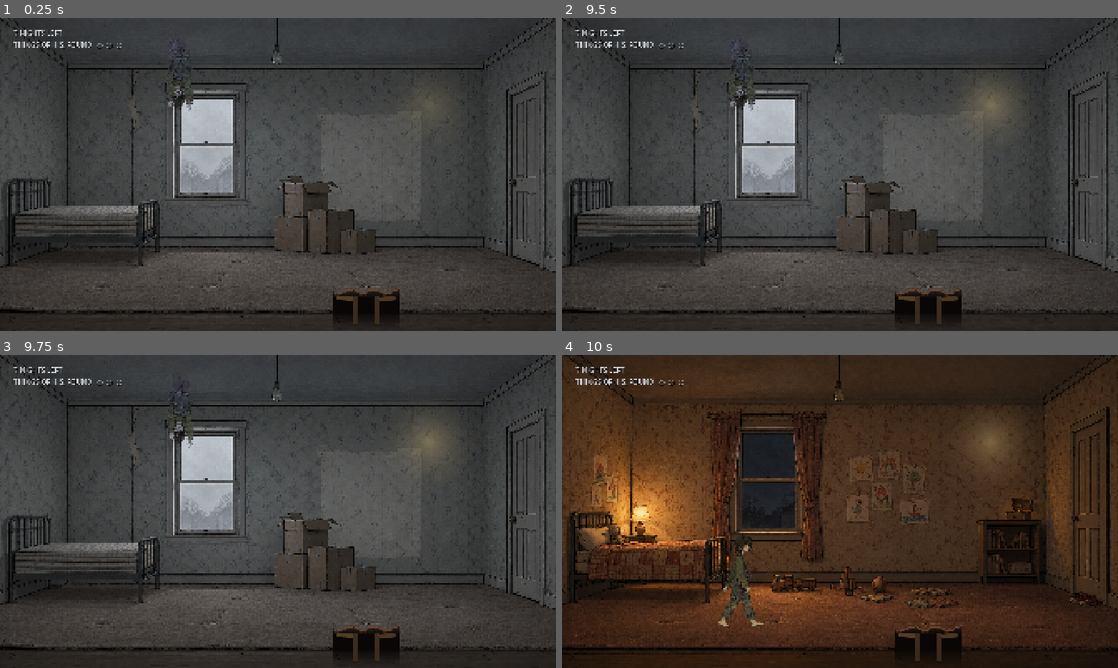
Above: before the commit, frames 1-4 (two rows, left to right).
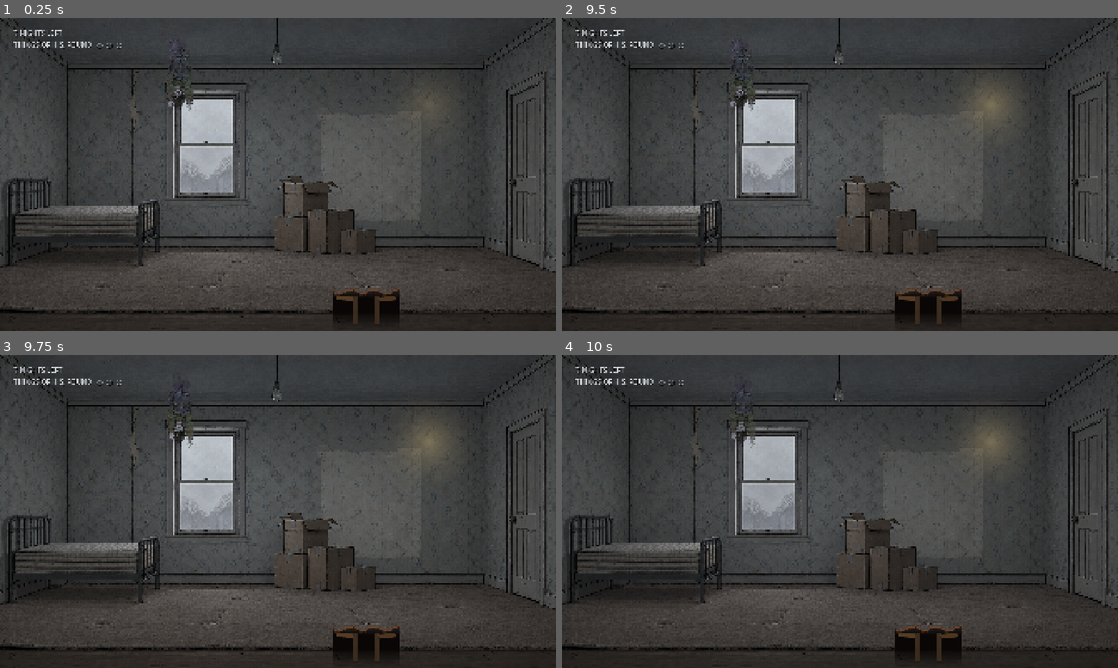
Above: after the commit, the same moments.

Repository: narasimhareddyvalam/walker-houseghost-narasimha-v
Game: Godot game, scene res://scenes/Bedroom.tscn
The game is run twice, just before and just after one commit, with the same random seed, the same clock (stepped at 60 frames per second) and the same inputs. Sound files missing from this copy of the repository are replaced by a short silence.
Inputs:
- Up to frame 1 (0.25 s): no input
- Up to frame 2 (9.5 s): hold E (contact) 0.53-1.28 s; hold Right (move_right) 0.53-2.03 s; tap Space (jump) at 0.77, 1.07, 1.52, 1.82, 3.02, 3.32, 3.77, 4.07, 4.52, 4.82, 6.02, 6.32, 6.77, 7.07, 7.52, 7.82, 9.02, 9.32 s; tap Enter at 1.25 s; tap F (flip_world) every 1.5 s from 1.35 to 8.85 s; hold Left (move_left) 2.03-2.78 s; hold E (contact) 2.03-2.78 s; hold Right (move_right) 2.78-4.28 s; tap R (restart) at 3.5, 5.75, 7.25, 8 s; hold E (contact) 3.53-4.28 s; hold Left (move_left) 4.28-5.03 s; hold Right (move_right) 5.03-5.78 s; hold E (contact) 5.03-5.78 s; hold Left (move_left) 5.78-7.28 s; hold E (contact) 6.53-7.28 s; hold Right (move_right) from 7.28 s (still down); hold E (contact) 8.03-8.78 s
- Up to frame 3 (9.75 s): tap R (restart) at 9.5 s; release Right (move_right) at 9.53 s; hold Left (move_left) from 9.53 s (still down); hold E (contact) from 9.53 s (still down)
- Up to frame 4 (10 s): keep holding Left (move_left); keep holding E (contact); tap Space (jump) at 9.77 s

Frames 1-3 are identical in both runs. In frame 4, 85% of the frame differs, in the area x 0-100%, y 0-100%.

Commit message:
Put a living child in the house, and give him things to think
Being seen had nobody to be seen by. The new family's daughter now sits
in the real house in a yellow raincoat, the only saturated colour in a
grey room, playing with a one-eared rabbit while a ghost hangs from the
ceiling above her. She is absent from his memory, because she does not
live there.

Her posture is the recognition meter and replaces it as the thing the
player reads: absorbed in her toy at first, looking up and to one side
once a single relic has been touched, and facing the player wide-eyed
when all three have been. The three circles in the corner now have a
person attached to them.

Six lines of his are placed through the house, each shown once where it
belongs and in the world it belongs to: they took my name off the door,
she used to wind this for me, none of this is here any more, I never
put them on, these are theirs, I wrote my name under here. None of them
says anything about how to play.

The opening also dissolves now rather than cutting: he fades out of the
ceiling as a ghost while the memory blooms in over the truth, and fades
back in on the floor as a boy, so it reads as one world becoming
another rather than two pictures being swapped.

Co-Authored-By: Claude Opus 5 (1M context) <noreply@anthropic.com>

Diff:
--- a/godot/scenes/Bedroom.tscn
+++ b/godot/scenes/Bedroom.tscn
@@ -14,6 +14,9 @@
 [ext_resource type="Texture2D" path="res://assets/art/prop_boxes.png" id="15_boxes"]
 [ext_resource type="Texture2D" path="res://assets/art/relic_shoes.png" id="16_shoes"]
 [ext_resource type="Texture2D" path="res://assets/art/relic_board.png" id="17_board"]
+[ext_resource type="Texture2D" path="res://assets/art/child_1.png" id="18_child1"]
+[ext_resource type="Texture2D" path="res://assets/art/child_2.png" id="18_child2"]
+[ext_resource type="Texture2D" path="res://assets/art/child_3.png" id="18_child3"]
 
 [sub_resource type="RectangleShape2D" id="Wall_1"]
 size = Vector2(60, 1400)
@@ -94,6 +97,11 @@
 [node name="Hole2" type="Sprite2D" parent="WorldRoot"]
 position = Vector2(3945, 1005)
 texture = ExtResource("13_hole")
+
+[node name="Child" type="Sprite2D" parent="."]
+visible = false
+position = Vector2(860, 740)
+texture = ExtResource("18_child1")
 
 [node name="Solids" type="StaticBody2D" parent="."]
 collision_layer = 1
@@ -338,6 +346,24 @@
 horizontal_alignment = 1
 vertical_alignment = 1
 
+[node name="Note" type="Label" parent="HUD"]
+visible = false
+anchors_preset = 12
+anchor_top = 1.0
+anchor_right = 1.0
+anchor_bottom = 1.0
+offset_left = 120.0
+offset_top = -210.0
+offset_right = -120.0
+offset_bottom = -140.0
+grow_vertical = 0
+theme_override_colors/font_color = Color(0.88, 0.86, 0.82, 1)
+theme_override_colors/font_shadow_color = Color(0, 0, 0, 0.9)
+theme_override_constants/shadow_offset_y = 2
+theme_override_font_sizes/font_size = 28
+horizontal_alignment = 1
+vertical_alignment = 1
+
 [node name="Banner" type="Label" parent="HUD"]
 visible = false
 anchors_preset = 8
--- a/godot/scripts/hud.gd
+++ b/godot/scripts/hud.gd
@@ -10,11 +10,14 @@
 @onready var _banner: Label = $Banner
 @onready var _hint: Label = $Hint
 @onready var _opening: Label = $Opening
+@onready var _note: Label = $Note
+var _note_tween: Tween
 
 
 func _ready() -> void:
 	_banner.visible = false
 	_opening.visible = false
+	_note.visible = false
 	_frost.color = Color(0.78, 0.86, 0.92, 0.0)
 
 
@@ -72,6 +75,22 @@
 	out.tween_property(_opening, "modulate:a", 0.0, 1.2)
 	await out.finished
 	_opening.visible = false
+	_note.visible = false
+
+
+## A line of his, held for a few seconds and then let go. Deliberately low on
+## the screen and quiet, so it reads as a thought rather than an instruction.
+func show_note(text: String) -> void:
+	_note.text = text
+	_note.visible = true
+	if _note_tween and is_instance_valid(_note_tween):
+		_note_tween.kill()
+	_note.modulate.a = 0.0
+	_note_tween = create_tween()
+	_note_tween.tween_property(_note, "modulate:a", 1.0, 0.8)
+	_note_tween.tween_interval(3.4)
+	_note_tween.tween_property(_note, "modulate:a", 0.0, 1.2)
+	_note_tween.tween_callback(func(): _note.visible = false)
 
 
 func set_hint(text: String) -> void:
--- a/godot/scripts/world.gd
+++ b/godot/scripts/world.gd
@@ -18,6 +18,19 @@
 
 signal world_flipped(is_inverted: bool)
 
+## Lines of his, placed where they mean something and shown once each. They are
+## not instructions; nothing here tells the player what to press. They are what
+## he thinks when he passes a particular spot in his own house.
+const NOTES := [
+	{ "x":  980, "world": "memory",   "text": "They took my name off the door." },
+	{ "x": 1480, "world": "truth",    "text": "She used to wind this for me." },
+	{ "x": 2200, "world": "memory",   "text": "None of this is here any more." },
+	{ "x": 3150, "world": "truth",    "text": "I never put them on." },
+	{ "x": 3400, "world": "truth",    "text": "These are theirs. All of it is theirs now." },
+	{ "x": 5120, "world": "truth",    "text": "I wrote my name under here." },
+]
+var _notes_shown := {}
+
 const FLIP_SECONDS := 0.35   ## cross-dissolve between the two truths
 
 var is_inverted := false
@@ -32,6 +45,15 @@
 @onready var _audio: Node = $Audio
 @onready var _hud: CanvasLayer = $HUD
 @onready var _lost_above: Area2D = $LostAbove
+@onready var _child: Sprite2D = $Child
+
+## Her posture is the recognition meter. She is only in the real house, because
+## that is the only house she lives in.
+const CHILD_POSES := [
+	preload("res://assets/art/child_1.png"),   # playing, absorbed, has not heard anything
+	preload("res://assets/art/child_2.png"),   # looking up: something made a sound
+	preload("res://assets/art/child_3.png"),   # facing you, eyes wide: she has seen
+]
 
 
 
@@ -51,6 +73,7 @@
 		relic.contact_landed.connect(_on_contact_landed)
 	world_flipped.connect(_audio.set_world_inverted)
 	world_flipped.connect(_apply_world_geometry)
+	world_flipped.connect(func(inv): _child.visible = inv)
 	world_flipped.connect(func(_inv): _refresh_hint())
 
 	_lost_above.body_entered.connect(_on_fell_out_of_the_truth)
@@ -120,17 +143,40 @@
 		"I need one of them to see me.",
 	])
 
-	# and then the memory closes over it
+	# The memory closes over the truth rather than replacing it. He fades out of
+	# the ceiling as a ghost and fades in on the floor as a boy, with the rooms
+	# dissolving across the same two seconds, so the change reads as one world
+	# becoming another rather than as two pictures being swapped.
 	await get_tree().create_timer(0.5).timeout
+	_audio.play("flip")
+
+	var fade_out := create_tween()
+	fade_out.tween_property(_player, "modulate:a", 0.0, 0.7)
+	for r in _rooms_memory:
+		r.visible = true
+		r.modulate.a = 0.0
+	var bloom := create_tween().set_parallel(true)
+	for r in _rooms_memory:
+		bloom.tween_property(r, "modulate:a", 1.0, 1.6)
+	for r in _rooms_empty:
+		bloom.tween_property(r, "modulate:a", 0.0, 1.6)
+	await fade_out.finished
+
 	is_inverted = false
-	_show_rooms(false)
 	_apply_world_geometry(false)
 	_player.set_inverted(false)
 	_audio.set_world_inverted(false)
-	_audio.play("flip")
 	_player.global_position = Vector2(620.0, 815.0)
 	_player.velocity = Vector2.ZERO
-	await get_tree().create_timer(0.8).timeout
+	_child.visible = false
+
+	var fade_in := create_tween()
+	fade_in.tween_property(_player, "modulate:a", 1.0, 0.9)
+	await bloom.finished
+	for r in _rooms_empty:
+		r.visible = false
+		r.modulate.a = 1.0
+	await fade_in.finished
 
 	_player.controllable = true
 	_refresh_hint()
@@ -220,6 +266,18 @@
 
 func _on_recognition_changed(recognition: int) -> void:
 	_hud.set_recognition(recognition, _meters.RECOGNITION_TO_WIN)
+	# She hears before she sees. One relic and she looks up; all three and she
+	# is looking straight at where you are.
+	var pose := 0
+	if recognition >= _meters.RECOGNITION_TO_WIN:
+		pose = 2
+	elif recognition > 0:
+		pose = 1
+	if _child.texture != CHILD_POSES[pose]:
+		_child.texture = CHILD_POSES[pose]
+		var tween := create_tween()
+		_child.modulate.a = 0.25
+		tween.tween_property(_child, "modulate:a", 1.0, 0.6)
 
 
 func _on_night_ended(reason: String) -> void:
@@ -261,6 +319,25 @@
 
 func _process(_delta: float) -> void:
 	_audio.set_drifting(is_inverted and absf(_player.velocity.x) > 10.0)
+	_check_notes()
+
+
+## A note appears when he reaches the spot it belongs to, in the world it
+## belongs to, and never again.
+func _check_notes() -> void:
+	if not _player.controllable or _meters.ended:
+		return
+	var here := "truth" if is_inverted else "memory"
+	for i in NOTES.size():
+		if _notes_shown.has(i):
+			continue
+		var note: Dictionary = NOTES[i]
+		if note["world"] != here:
+			continue
+		if absf(_player.global_position.x - float(note["x"])) < 180.0:
+			_notes_shown[i] = true
+			_hud.show_note(note["text"])
+			return
 
 
 func _refresh_hint() -> void:
--- a/godot/tests/probe.gd
+++ b/godot/tests/probe.gd
@@ -3,27 +3,13 @@
 	await process_frame
 	var s = load("res://scenes/Bedroom.tscn").instantiate()
 	root.add_child(s)
-	var p = s.get_node("Player"); var a = s.get_node("Audio"); var m = s.get_node("Meters")
-	await create_timer(0.5).timeout
-	print("idle texture height check:")
-	var idle_h = _h(p._sprite.texture)
-	Input.action_press("move_right"); await create_timer(0.6).timeout
-	var walk_h = _h(p._sprite.texture)
-	Input.action_release("move_right")
-	print("   idle=", idle_h, "  walking=", walk_h, "  difference=", abs(idle_h-walk_h), "px")
-	print("heart at 7 days: ", snapped(a._heart.volume_db,0.1), " dB  rate=", a._heart_rate)
-	m.spend(3,0); await create_timer(0.3).timeout
-	print("heart at 4 days: ", snapped(a._heart.volume_db,0.1), " dB  rate=", snapped(a._heart_rate,0.01))
-	m.spend(3,0); await create_timer(0.3).timeout
-	print("heart at 1 day : ", snapped(a._heart.volume_db,0.1), " dB  rate=", snapped(a._heart_rate,0.01))
+	var p = s.get_node("Player"); var m = s.get_node("Meters"); var c = s.get_node("Child")
+	while not p.controllable: await create_timer(0.2).timeout
+	print("in the memory  -> child visible=", c.visible, " (false: she does not live in his memory)")
+	s.flip(); await create_timer(1.3).timeout
+	print("in the truth   -> child visible=", c.visible, "  pose=", c.texture.resource_path.get_file())
+	m.spend(0,1); await create_timer(0.8).timeout
+	print("one relic      -> pose=", c.texture.resource_path.get_file(), " (child_2 = she looked up)")
+	m.spend(0,2); await create_timer(0.8).timeout
+	print("all three      -> pose=", c.texture.resource_path.get_file(), " (child_3 = she sees you)")
 	quit()
-
-func _h(tex):
-	var im = tex.get_image(); var top=-1; var bot=-1
-	for y in im.get_height():
-		for x in im.get_width():
-			if im.get_pixel(x,y).a > 0.35:
-				if top < 0: top = y
-				bot = y
-				break
-	return bot-top
Binary file added: godot/assets/art/child_1.png
Not shown, added: godot/assets/art/child_1.png.import
Binary file added: godot/assets/art/child_2.png
Not shown, added: godot/assets/art/child_2.png.import
Binary file added: godot/assets/art/child_3.png
Not shown, added: godot/assets/art/child_3.png.import
Not shown, added: design/character/char-child-raw.png
Not shown, added: evidence/B0-mid-dissolve.png
Not shown, added: evidence/B1-a-note.png
Not shown, added: evidence/B2-the-child.png
